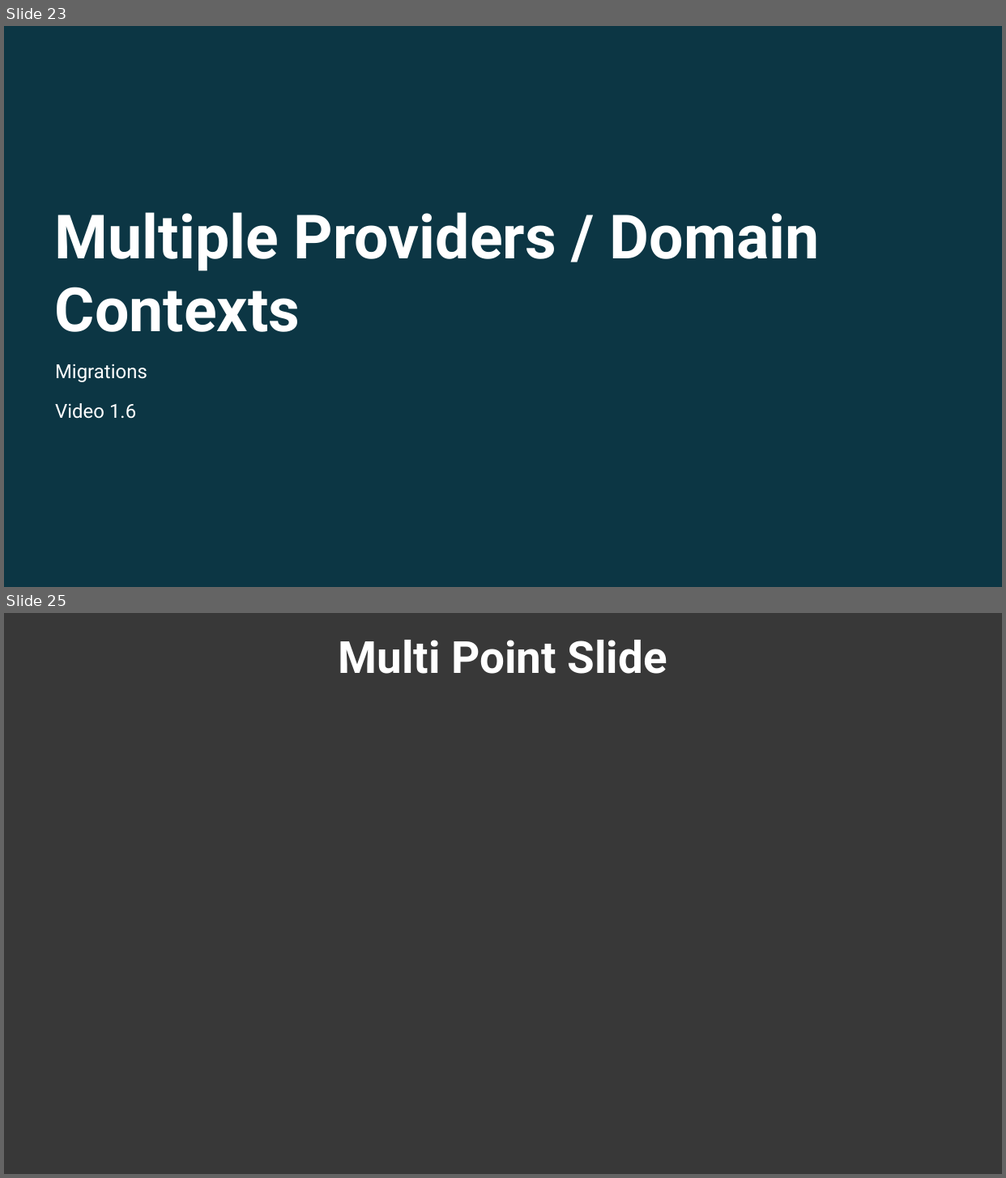
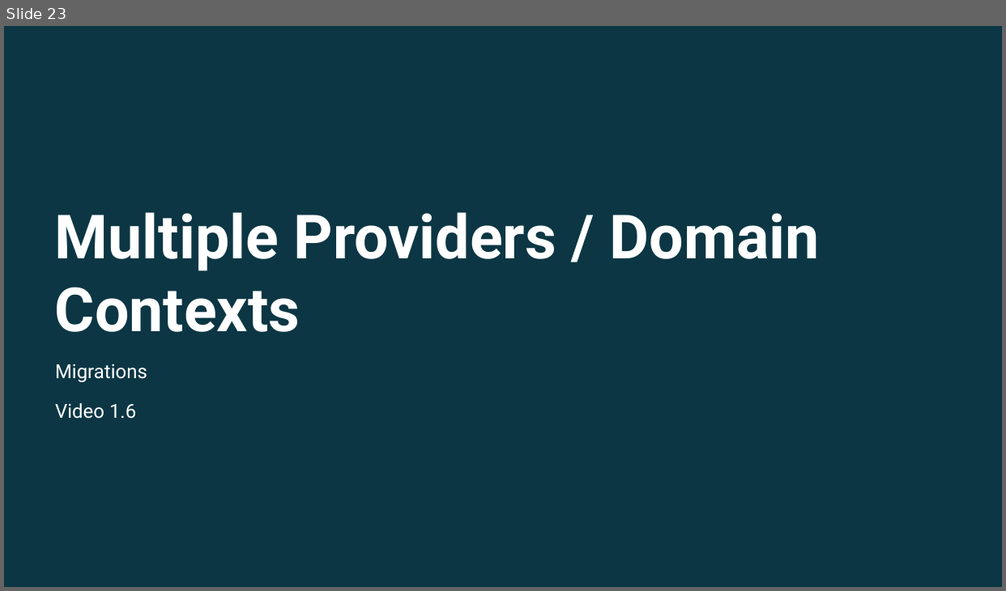
Before and after one commit to twalkerb/Entity-foundation-.NET-6, a slide deck: Sections/Section 1/Entity Fundamentals Using .NET 6_Section 1.pptx. Shown one above the other, each under a label of ours: slides 23 and 25 before the commit, slide 23 after it; the slides between them are not shown. The pictures are 1006x1178 and 1006x591 pixels, drawn with LibreOffice and Linux fonts; fonts in the diff are those of the drawing; background and template pictures are left out; a plain dark background stands for a picture behind light text. Boxes give left, top, right and bottom in pixels: in the first picture for what was removed or moved away, otherwise in the second. Text is boxed around its words. In the diff, an @@ line names an element or a change of style, - is before the commit and + after.

```diff
--- a/Sections/Section 1/Entity Fundamentals Using .NET 6_Section 1.pptx
+++ b/Sections/Section 1/Entity Fundamentals Using .NET 6_Section 1.pptx
@@ slide 25 removed at (4, 613, 1002, 1174), background picture (left out) @@
@@ rectangle removed at (4, 613, 1002, 1174) @@
@@ text removed at (339, 640, 667, 674) @@
-Multi Point Slide
```
Also in this commit, not shown: 1 slide changed, 1 slide added, 9 other slides removed, 44 other files.
